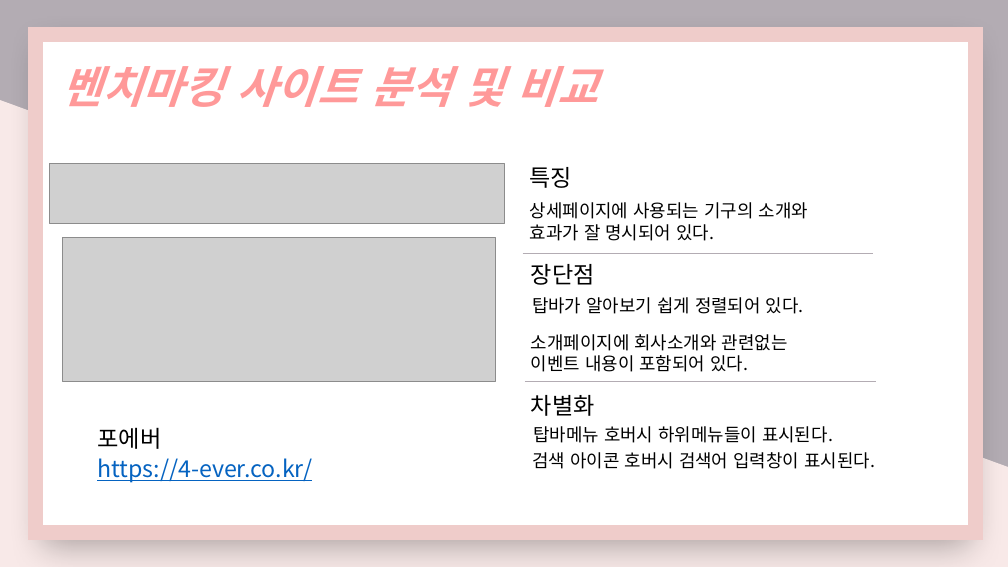
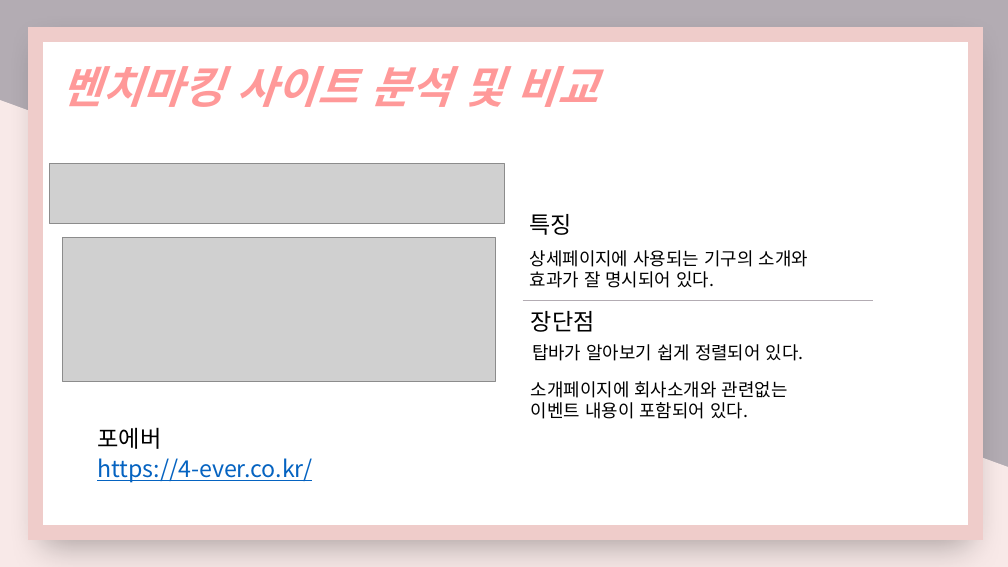
Before and after one commit to nimi2838/thecare, a slide deck: slide 8 of 졸작 기획서.pptx (slide 9 before the commit). Drawn at 1008x567 pixels with LibreOffice and Linux fonts; fonts in the diff are those of the drawing; grey boxes stand for pictures. Boxes give left, top, right and bottom in pixels: in the first picture for what was removed or moved away, otherwise in the second. Text is boxed around its words. In the diff, an @@ line names an element or a change of style, - is before the commit and + after.

Commit message:
22.03.10

```diff
--- a/졸작 기획서.pptx
+++ b/졸작 기획서.pptx
@@ 3 texts, 1 line: place and size @@
-3 texts, 1 line at [523,167,873,285]
+3 texts, 1 line at [523,214,873,332]
@@ text "탑바가 알아보기 쉽게 정렬되어 있다.": place and size @@
-text "탑바가 알아보기 쉽게 정렬되어 있다." at [532,297,804,314]
+text "탑바가 알아보기 쉽게 정렬되어 있다." at [532,344,804,361]
@@ text "소개페이지에 회사소개와 관련없는 이벤트 내용이 ...": place and size @@
-text "소개페이지에 회사소개와 관련없는 이벤트 내용이 ..." at [531,334,788,372]
+text "소개페이지에 회사소개와 관련없는 이벤트 내용이 ..." at [531,381,788,419]
@@ line removed from (525, 382) to (876, 382) @@
@@ text removed at [531,395,595,416] @@
-차별화
@@ text removed at [533,426,833,443] @@
-탑바메뉴 호버시 하위메뉴들이 표시된다.
@@ text removed at [532,452,875,469] @@
-검색 아이콘 호버시 검색어 입력창이 표시된다.
```
Also in this commit, not shown: 4 other slides changed, 1 slide removed.
